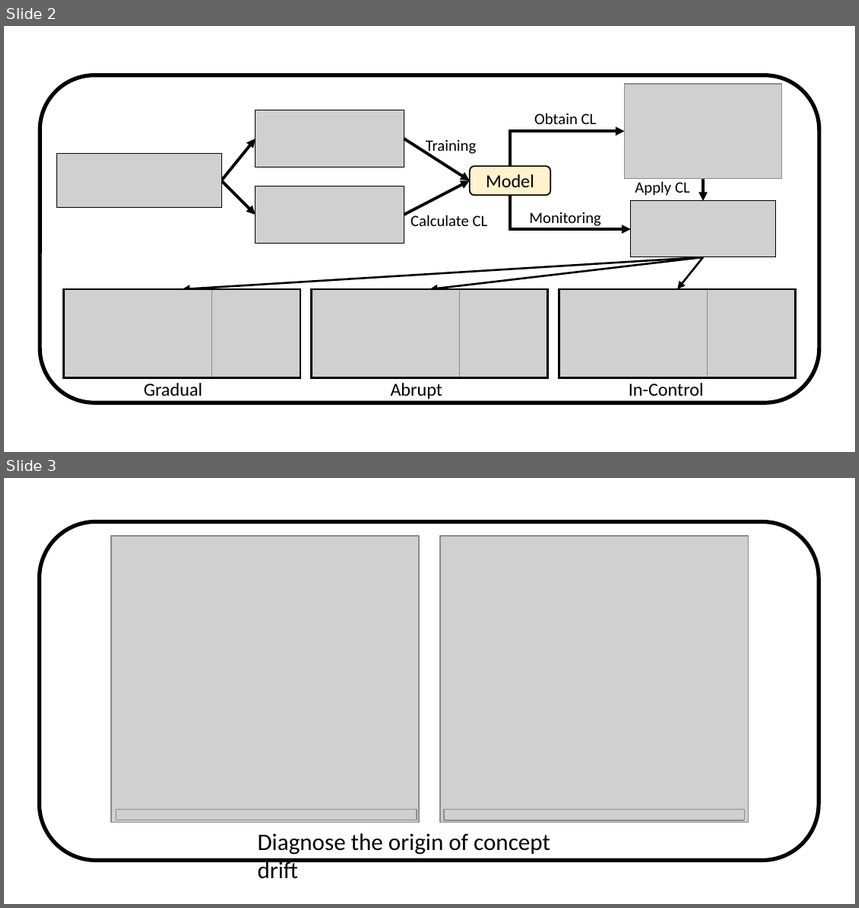
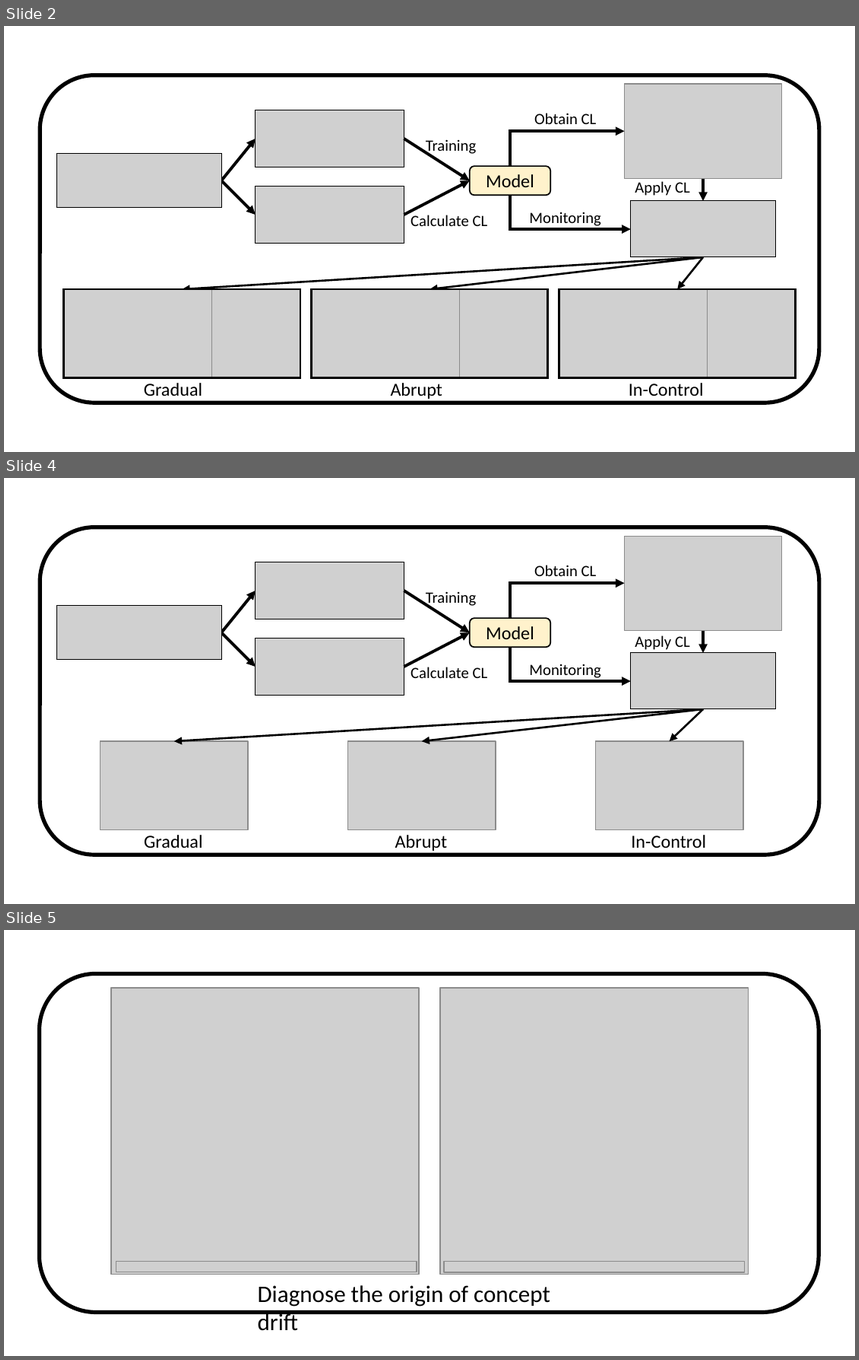
Before and after one commit to kgzhang0801/cd_paper, a slide deck: figures/v14/flow_chart/gen_fig_most_updated_1.pptx. Shown one above the other, each under a label of ours: slides 2 and 3 before the commit, slides 2, 4 and 5 after it; the slides between them are not shown. The pictures are 859x908 and 859x1360 pixels, drawn with LibreOffice and Linux fonts; fonts in the diff are those of the drawing; grey boxes stand for pictures. Boxes give left, top, right and bottom in pixels: in the first picture for what was removed or moved away, otherwise in the second. Text is boxed around its words. In the diff, an @@ line names an element or a change of style, - is before the commit and + after.

```diff
--- a/figures/v14/flow_chart/gen_fig_most_updated_1.pptx
+++ b/figures/v14/flow_chart/gen_fig_most_updated_1.pptx
@@ slide 4 added at (4,478,855,904), background #FFFFFF @@
@@ rounded rectangle added at (40,527,819,854), outline #000000 3 pt @@
@@ picture added at (624,536,781,630) @@
@@ picture added at (256,562,404,619) @@
@@ text added at (534,565,597,576), 12 pt, text #000000 @@
+Obtain CL
@@ arrow added from (221, 632) to (256, 590), #000000 2.25 pt @@
@@ arrow added from (404, 590) to (469, 632), #000000 2.25 pt @@
@@ text added at (426,591,476,607), 12 pt, text #000000 @@
+Training
@@ elbow arrow added from (510, 618) to (624, 583), #000000 2.25 pt @@
@@ picture added at (57,606,221,660) @@
@@ arrow added from (221, 632) to (256, 666), #000000 2.25 pt @@
@@ arrow added from (404, 666) to (469, 632), #000000 2.25 pt @@
@@ rounded rectangle added at (469,618,550,647), fill #FFF2CC, outline #000000 1 pt, 14 pt, text #000000 @@
+Model
@@ text added at (635,635,690,650), 12 pt, text #000000 @@
+Apply CL
@@ arrow added from (703, 630) to (703, 653), #000000 2.25 pt @@
@@ picture added at (256,638,404,695) @@
@@ elbow arrow added from (510, 647) to (631, 682), #000000 2.25 pt @@
@@ picture added at (631,653,775,709) @@
@@ text added at (411,664,488,678), 12 pt, text #000000 @@
+Calculate CL
@@ text added at (529,664,601,678), 12 pt, text #000000 @@
+Monitoring
@@ arrow added from (703, 709) to (174, 741), #000000 1.5 pt @@
@@ arrow added from (703, 709) to (422, 741), #000000 1.5 pt @@
@@ arrow added from (703, 709) to (670, 741), #000000 1.5 pt @@
@@ picture added at (101,741,248,830) @@
@@ picture added at (348,741,496,830) @@
@@ picture added at (595,741,743,830) @@
@@ text added at (144,834,202,853), 14 pt, text #000000 @@
+Gradual
@@ text added at (395,834,448,853), 14 pt, text #000000 @@
+Abrupt
@@ text added at (631,834,706,853), 14 pt, text #000000 @@
+In-Control
@@ what was slide 3 is now slide 5 @@
```
Also in this commit, not shown: 1 other slide added, 2 other files.
